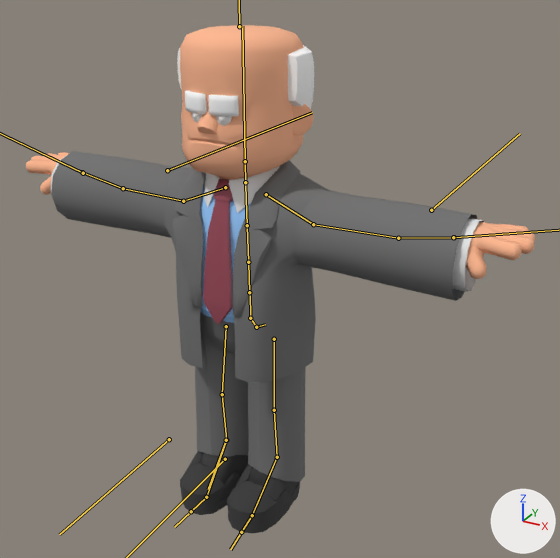
A saved change to the glTF model public/models/human_model_v01.glb.
Before and after are seen from a camera (50 mm lens) standing at (2.64, -4.33, 4.0) and looking at (0.07, 0.35, 1.66). Lighting does not change. The marker at lower right points along +X, +Y and +Z. The bones that bend it are drawn over the model as lines.

Names of what the first picture shows: 'hair', 'hands', 'head', 'jacket', 'shirt', 'shoes', 'tie'.
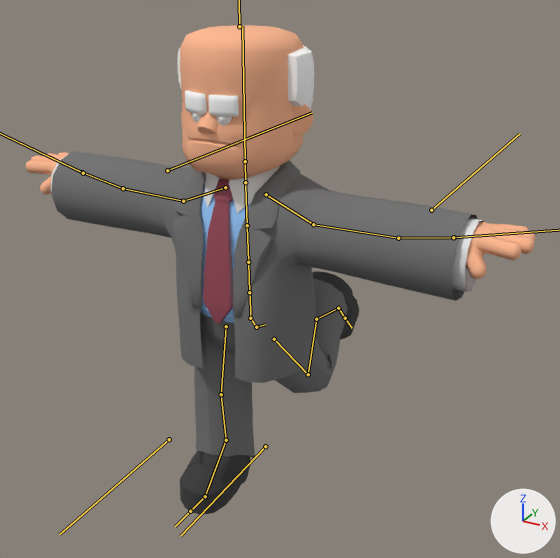
The newer file adds an action. The first version stands in its rest pose; the second is drawn at frame 3 of the action 'BackKickLeft'.

What differs and where, as boxes [x1, y1, x2, y2] in the pictures (560 x 558 px):
```json
{"object": "shirt", "change": "posed", "before": [51, 155, 485, 482], "after": [51, 155, 485, 458], "on screen": "7% shorter"}
{"object": "shoes", "change": "posed", "before": [180, 451, 300, 533], "after": [180, 271, 359, 515]}
{"bone": "mixamorig:UpLeg.L", "before": "(274, 339) to (274, 410)", "after": "(274, 339) to (308, 374)"}
{"bone": "mixamorig:Leg.L", "before": "(274, 410) to (277, 457)", "after": "(308, 374) to (316, 319)"}
{"bone": "mixamorig:Foot.L", "before": "(277, 457) to (252, 515)", "after": "(316, 319) to (338, 308)"}
```

Scene script edits in JSON lines:
```json
{"block": "bone_mixamorig_upleg_l", "where": "bone_mixamorig_upleg_l = bpy.data.objects['Armature'].pose.bones['mixamorig:UpLeg.L']  # child of 'mixamorig:Butt'"}
{"op": "set", "path": "bone_mixamorig_upleg_l.rotation_quaternion", "old": "(1.0, 0.0, 0.0, 0.0)", "new": "(0.928, -0.362, 0.071, 0.06)", "note": "degrees (0, 0, 0) -> degrees (-42, 10, 3)"}
{"block": "bone_mixamorig_leg_l", "where": "bone_mixamorig_leg_l = bpy.data.objects['Armature'].pose.bones['mixamorig:Leg.L']  # child of 'mixamorig:UpLeg.L'"}
{"op": "set", "path": "bone_mixamorig_leg_l.rotation_quaternion", "old": "(1.0, 0.0, 0.0, 0.0)", "new": "(0.702, -0.687, 0.0, -0.19)", "note": "degrees (0, 0, 0) -> degrees (-87, -15, -16)"}
{"block": "bone_mixamorig_foot_l", "where": "bone_mixamorig_foot_l = bpy.data.objects['Armature'].pose.bones['mixamorig:Foot.L']  # child of 'mixamorig:Leg.L'"}
{"op": "set", "path": "bone_mixamorig_foot_l.rotation_quaternion", "old": "(1.0, 0.0, 0.0, 0.0)", "new": "(0.994, 0.046, 0.065, 0.077)", "note": "degrees (0, 0, 0) -> degrees (6, 7, 9)"}
```
